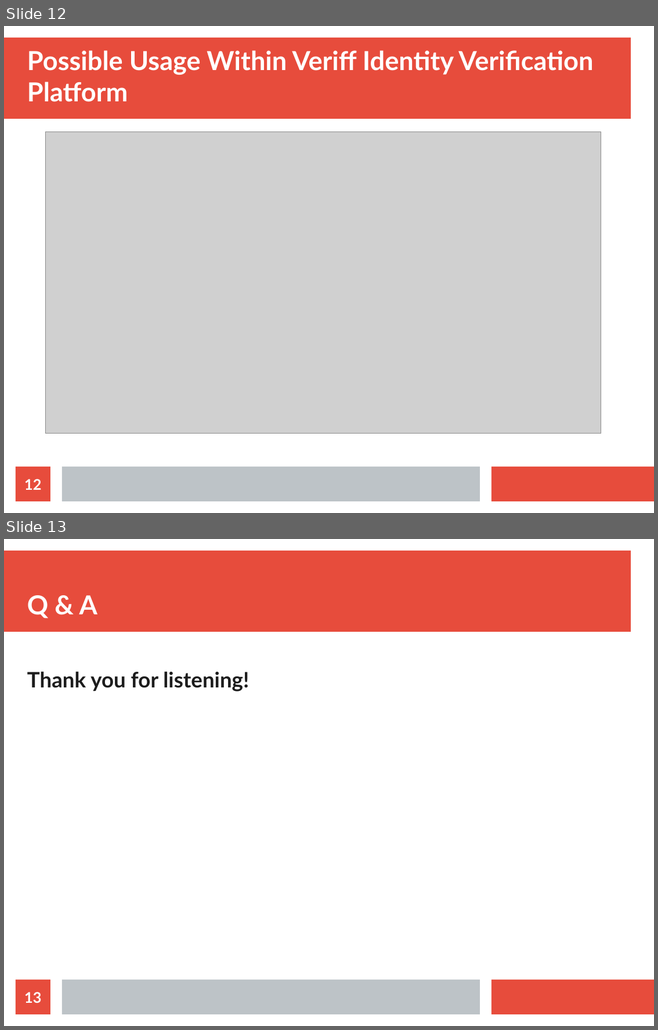
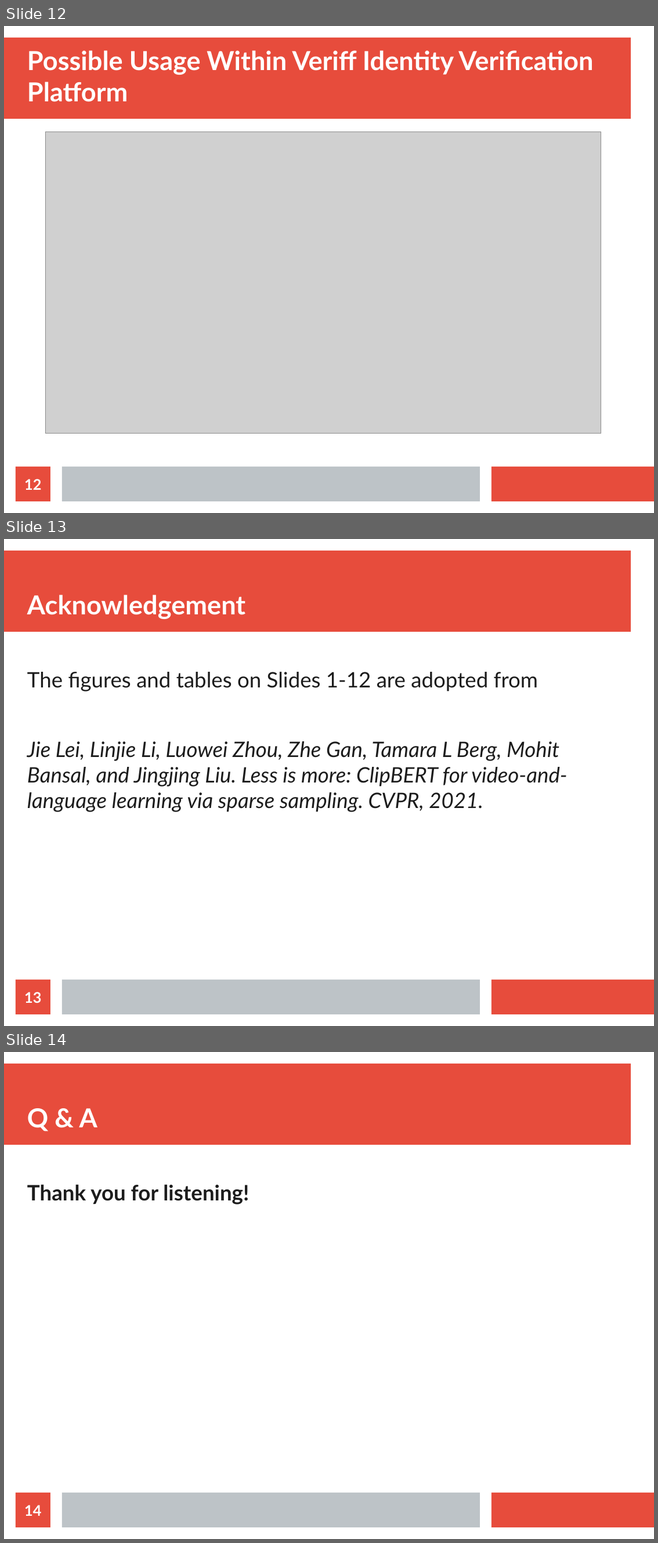
Before and after one commit to saitarslanboun/Veriff_Task, a slide deck: 1_Paper_Reading_Club/CLIPBert.odp. Shown one above the other, each under a label of ours: slides 12 and 13 before the commit, slides 12, 13 and 14 after it. The pictures are 658x1030 and 658x1543 pixels, drawn with LibreOffice and Linux fonts; fonts in the diff are those of the drawing; grey boxes stand for pictures. Boxes give left, top, right and bottom in pixels: in the first picture for what was removed or moved away, otherwise in the second. Text is boxed around its words. In the diff, an @@ line names an element or a change of style, - is before the commit and + after.

Commit message:
presentation file adding

```diff
--- a/1_Paper_Reading_Club/CLIPBert.odp
+++ b/1_Paper_Reading_Club/CLIPBert.odp
@@ slide 13 added at [4, 539, 654, 1026], background #FFFFFF; not listed: 3 template elements that a slide beside it also shows @@
@@ title added at [27, 595, 245, 619], 32 pt, text #FFFFFF, bold @@
+Acknowledgement
@@ text added at [27, 672, 567, 812], 26 pt, text #1C1C1C, italic @@
+The figures and tables on Slides 1-12 are adopted from
+Jie Lei, Linjie Li, Luowei Zhou, Zhe Gan, Tamara L Berg, Mohit Bansal, and Jingjing Liu. Less is more: ClipBERT for video-and-language learning via sparse sampling. CVPR, 2021.
@@ page number added at [16, 980, 50, 1015], fill #E74C3C, 18 pt, text #FFFFFF, bold @@
+13
@@ what was slide 13 is now slide 14 @@
@@ page number at [24, 1505, 41, 1516]: text changed @@
-13
+14
```
